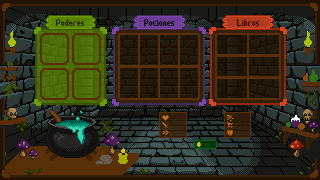
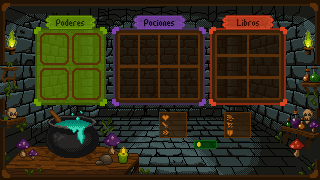
Before/after of a w=320, h=180 layered artwork. What changed in the layer stack:
painted on "frame poderes" over [0,9,128,128]
removed layer "Capa 1" from group "Tienda" over [0,6,320,175]
added layer "Luces" (1st of 2, in "Tienda") (44%) in group "Tienda" over [0,6,320,175]
added layer "Todo" in group "Tienda" over [0,6,320,175]
painted on "Lineas negras" over [0,6,320,175]
painted on "Luces" (2nd of 2, in "Fondo mazmorra") over [0,6,320,175]
painted on "Sombras" over [0,6,320,175]
painted on "Base" over [0,6,320,175]